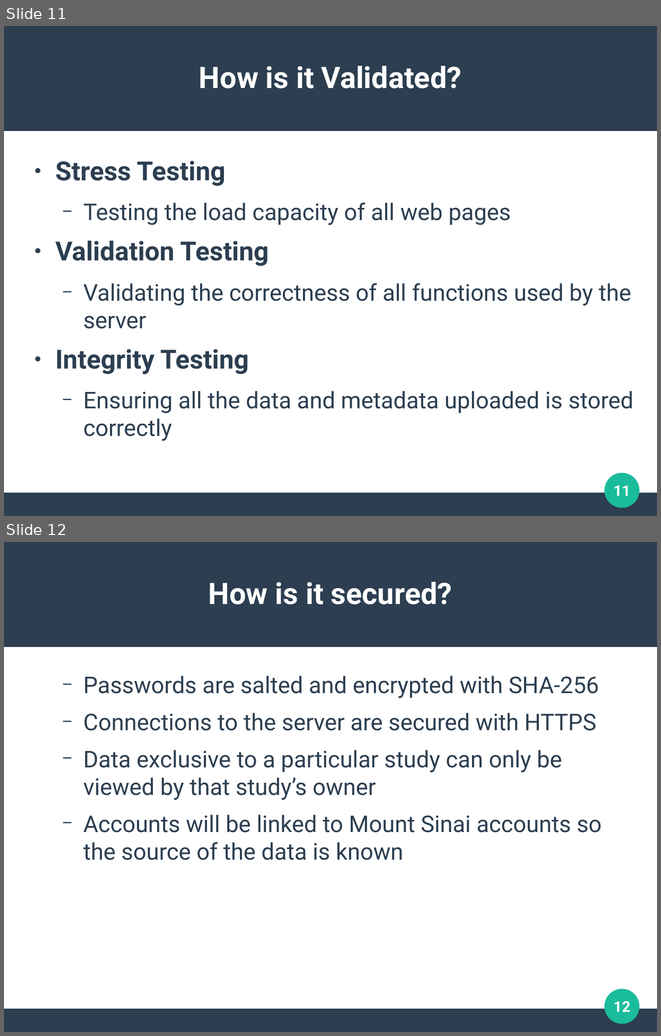
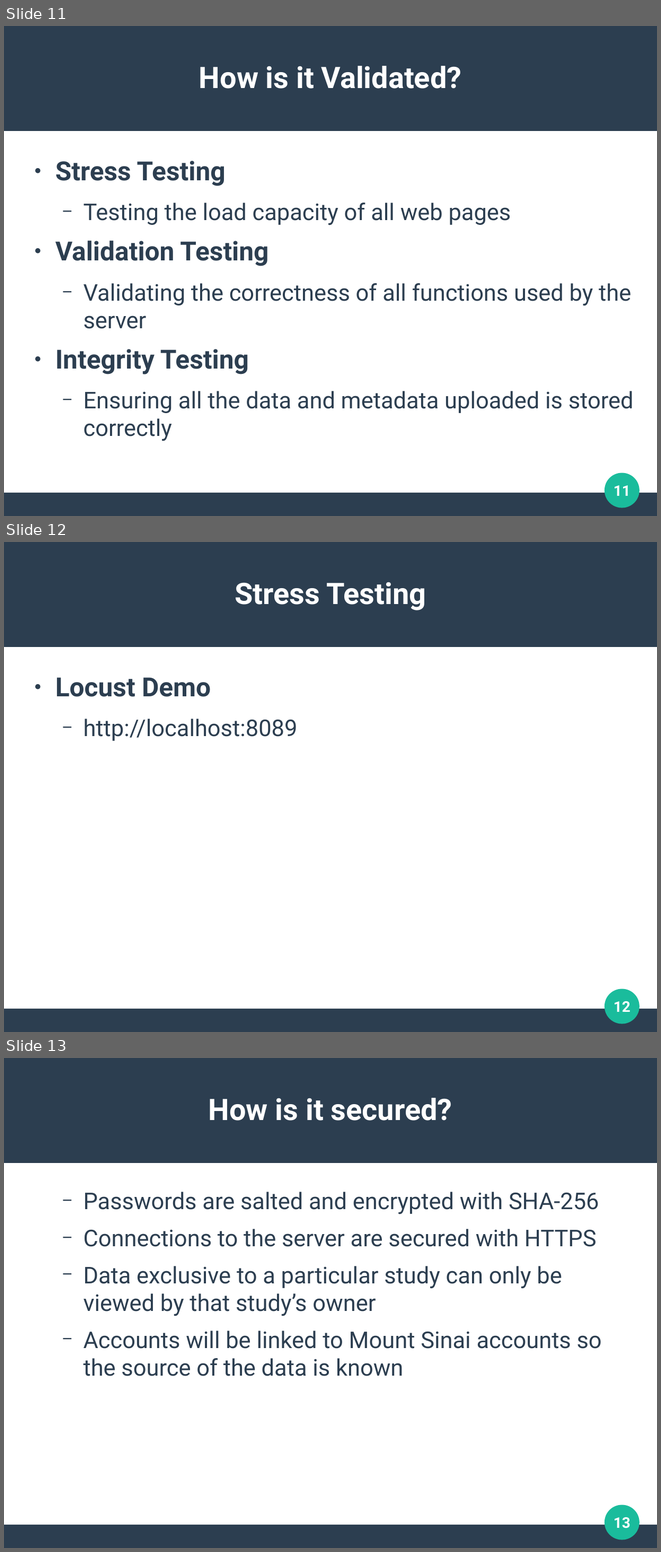
Before and after one commit to clemente-lab/mmeds-meta, a slide deck: sql/mmeds.odp. Shown one above the other, each under a label of ours: slides 11 and 12 before the commit, slides 11, 12 and 13 after it. The pictures are 661x1036 and 661x1552 pixels, drawn with LibreOffice and Linux fonts; fonts in the diff are those of the drawing. Boxes give left, top, right and bottom in pixels: in the first picture for what was removed or moved away, otherwise in the second. Text is boxed around its words. In the diff, an @@ line names an element or a change of style, - is before the commit and + after.

Commit message:
Testing update

```diff
--- a/sql/mmeds.odp
+++ b/sql/mmeds.odp
@@ slide 12 added at (4, 542, 657, 1032), background #FFFFFF; not listed: 3 template elements that a slide beside it also shows @@
@@ title added at (235, 582, 426, 610), 36 pt, text #FFFFFF, bold @@
+Stress Testing
@@ text added at (55, 677, 298, 741), 28 pt, text #2C3E50 @@
+● Locust Demo
+  − http://localhost:8089
@@ page number added at (614, 1001, 630, 1012), 18 pt, text #FFFFFF, bold @@
+12
@@ what was slide 12 is now slide 13 @@
@@ page number at (614, 1517, 630, 1528): text changed @@
-12
+13
```
Also in this commit, not shown: 3 other slides added, 2 slides removed, 4 other files.
